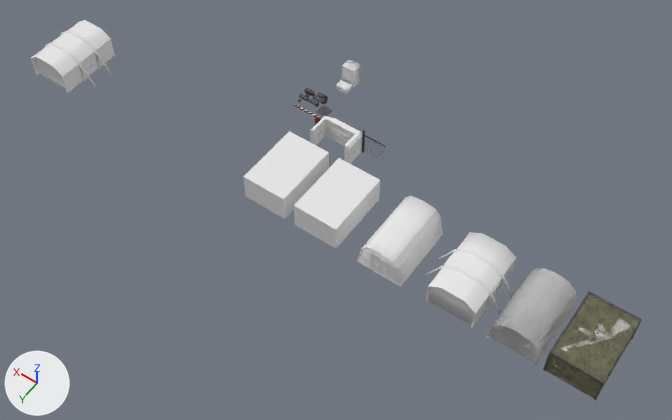
One commit to the Blender file Resources/Models/Blender Files/crate.blend: the scene before it, then after it.
Both versions are drawn from a 50 mm camera at (-43.4, 37.4, 59.0) aimed at (-15.5, -1.6, -2.3). Arrows for +X, +Y and +Z are at lower left; the lights stay in place.

The scene before the commit, as lines of its bpy script (objects in view):
```python
me_cube_019 = bpy.data.meshes.new('Cube.019')
me_cube_019.from_pydata(...)  # 100 vertices, 101 faces; spans x -0.6..0.6, y -0.42..0.42, z 0.0..0.4
me_cube_019.materials.append(mat_material_001)  # its picture is missing
me_cube_020 = bpy.data.meshes.new('Cube.020')
me_cube_020.from_pydata(...)  # 40 vertices, 42 faces; spans x -0.587..0.587, y -0.386..0.386, z 0.4..0.48
me_cube_020.materials.append(mat_material_001)  # its picture is missing
me_cube_024 = bpy.data.meshes.new('Cube.024')
me_cube_024.from_pydata(...)  # a box spanning x -2.0..2.0, y -3.0..3.0, z 0.0..2.5
me_cube_026 = bpy.data.meshes.new('Cube.026')
me_cube_026.from_pydata(...)  # 24 vertices, 22 faces; spans x -2.0..2.0, y -3.0..3.0, z 0.0..2.5
me_cube_030 = bpy.data.meshes.new('Cube.030')
me_cube_030.from_pydata(...)  # 265 vertices, 275 faces; spans x -3.25..3.25, y -3.0..3.0, z -0.03..2.8
me_cube_030.polygons.foreach_set('use_smooth', [True] * 275)
me_cube_030.materials.append(mat_material)  # its picture is missing
ob_base_building = bpy.data.objects.new('Base_building', me_cube_024)
ob_base_building.location = (-11.83, 0.0, 0.0)
ob_greenhouse_001 = bpy.data.objects.new('Greenhouse.001', me_cube_026)
ob_greenhouse_001.location = (-16.83, 0.0, 0.0)
ob_greenhouse_004 = bpy.data.objects.new('Greenhouse.004', me_cube_030)
ob_greenhouse_004.location = (-29.06, 0.0, 0.0)
ob_lowpoly_base = bpy.data.objects.new('Lowpoly_Base', me_cube_019)
ob_lowpoly_base.location = (-9.17, -11.72, 0.0)
ob_lowpoly_top = bpy.data.objects.new('Lowpoly_top', me_cube_020)
ob_lowpoly_top.location = (-9.17, -11.72, 0.0)
# also in view: 'Armory' at (-38.9, 0.0, 1.3); 'Greenhouse.003' at (12.5, 0.0, 1.4); 'Hangar' at (-34.3, 0.0, 1.4); 'Check_point' at (-12.7, -5.6, 1.1); 'Greenhouse' at (-22.8, 0.0, 1.4)
```
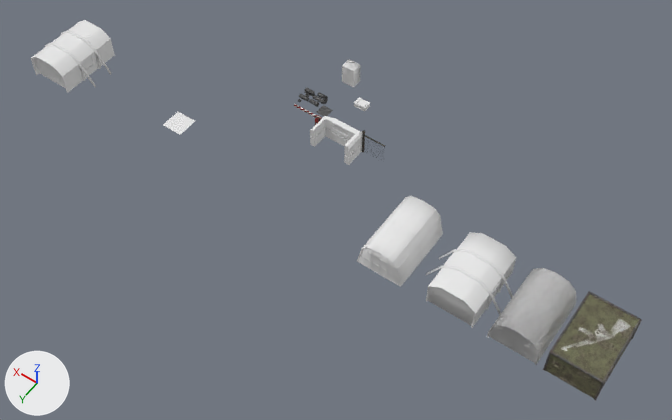
Diff of the bpy script that builds the scene:
```diff
--- a/Resources/Models/Blender Files/crate.blend.py
+++ b/Resources/Models/Blender Files/crate.blend.py
@@ me_plane_004 @@
+me_plane_004.from_pydata([(-1.0, -1.0, 0.0), (1.0, -1.0, 0.0), (-1.0, 1.0, 0.0), (1.0, 1.0, 0.0)], [], [(0, 1, 3, 2)])
@@ ob_lowpoly_base @@
 ob_lowpoly_base = bpy.data.objects.new('Lowpoly_Base', me_cube_019)
-ob_lowpoly_base.location = (-9.17, -11.72, 0.0)
+ob_lowpoly_base.location = (-11.72, -10.88, 0.0)
@@ ob_lowpoly_top @@
 ob_lowpoly_top = bpy.data.objects.new('Lowpoly_top', me_cube_020)
-ob_lowpoly_top.location = (-9.17, -11.72, 0.0)
+ob_lowpoly_top.location = (-11.72, -10.88, 0.0)
@@ ob_base_building @@
 ob_base_building.location = (-11.83, 0.0, 0.0)
+ob_base_building.hide_set(True)
@@ ob_greenhouse_001 @@
 ob_greenhouse_001.location = (-16.83, 0.0, 0.0)
+ob_greenhouse_001.hide_set(True)
@@ ob_plane_001 @@
+ob_plane_001 = bpy.data.objects.new('Plane.001', me_plane_004)
+ob_plane_001.location = (0.0, 0.0, 0.0)
```

Changed parts and their boxes (x1, y1, x2, y2) in the pictures (672 x 420 px):
'Greenhouse.001', hidden
    before: (294, 158, 380, 249)
'Base_building', hidden
    before: (243, 131, 329, 219)
'Plane.001', added
    after: (163, 112, 195, 135)
'Lowpoly_top', moved
    before: (336, 80, 352, 90)
    after: (354, 97, 370, 108)
'Lowpoly_Base', moved
    before: (336, 85, 352, 94)
    after: (354, 103, 370, 111)
